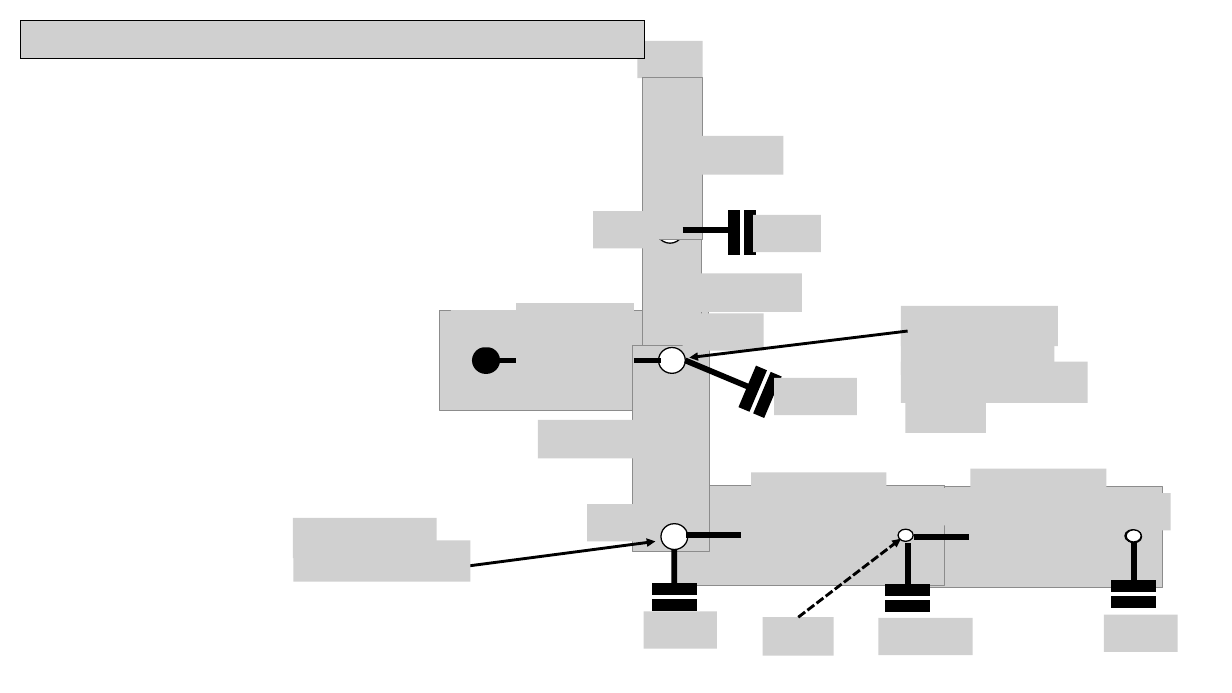
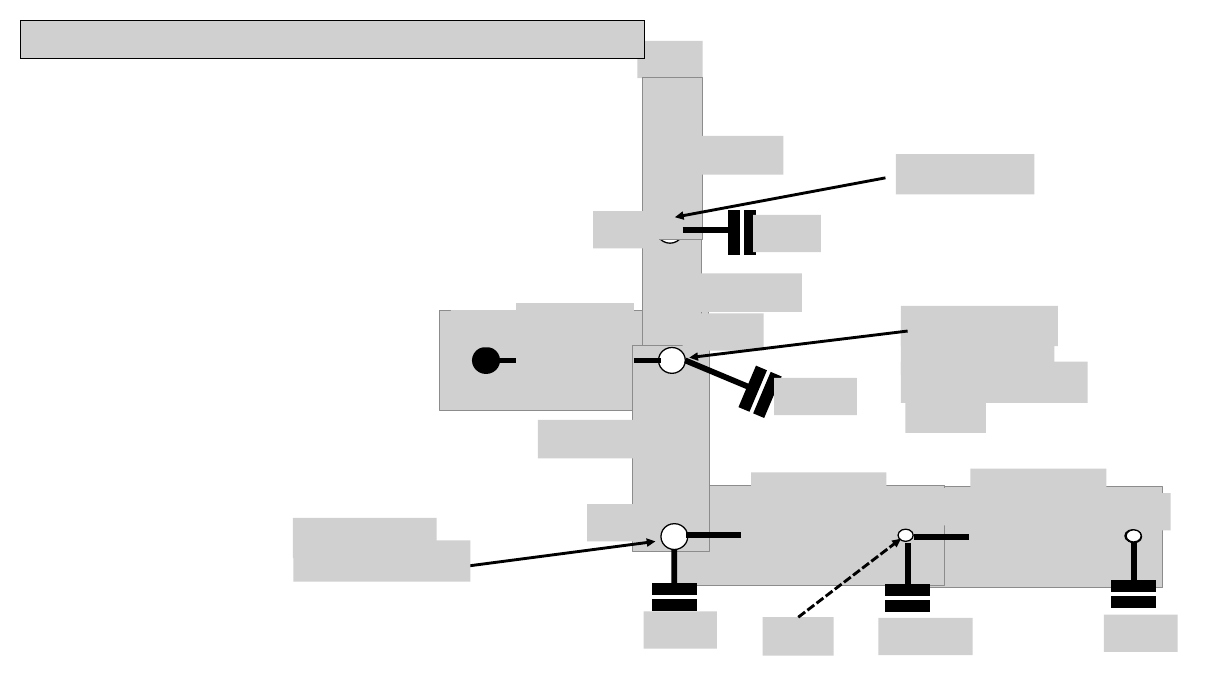
Before and after one commit to xixihaha1995/Hybrid_RC_GGMR, a slide deck: slide 8 of rc_network.pptx (slide 3 before the commit). Drawn at 1232x693 pixels with LibreOffice and Linux fonts; fonts in the diff are those of the drawing; grey boxes stand for pictures. Boxes give left, top, right and bottom in pixels: in the first picture for what was removed or moved away, otherwise in the second. Text is boxed around its words. In the diff, an @@ line names an element or a change of style, - is before the commit and + after.

```diff
--- a/rc_network.pptx
+++ b/rc_network.pptx
@@ arrow added from (885, 177) to (676, 217), #000000 2.25 pt @@
@@ picture added at [897, 154, 1035, 195] @@
```
Also in this commit, not shown: 2 slides added, 2 other files.
